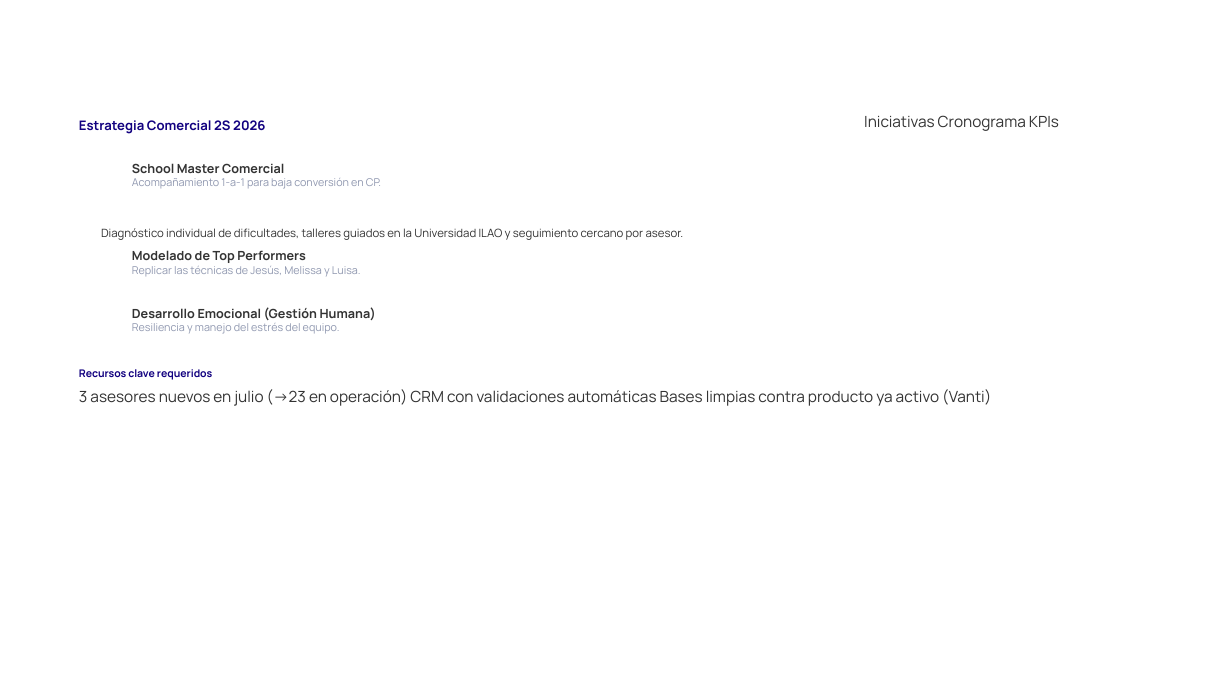
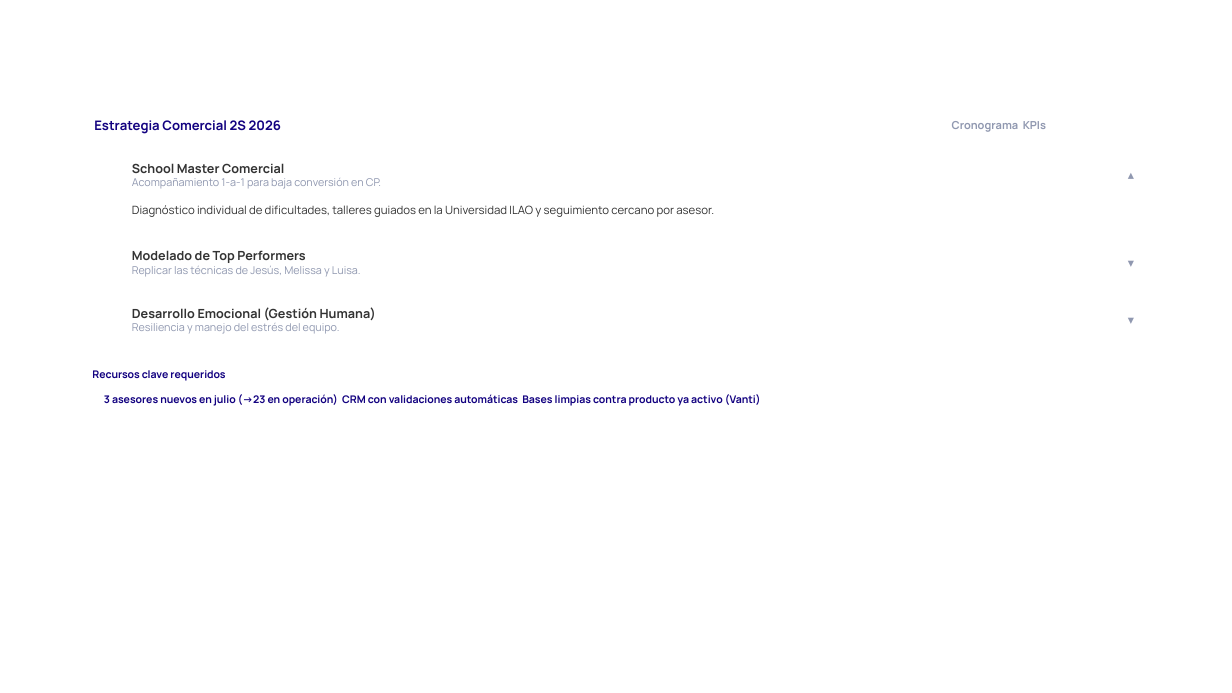
Before and after one commit to JeamPaulLabs/InformeSemestral, a slide deck: slide 26 of televentas/INFORME_TELEVENTAS_HIBRIDO_V2_SKELETON.pptx. Drawn at 1232x693 pixels with LibreOffice and Linux fonts; fonts in the diff are those of the drawing; background and template pictures are left out. Boxes give left, top, right and bottom in pixels: in the first picture for what was removed or moved away, otherwise in the second. Text is boxed around its words. In the diff, an @@ line names an element or a change of style, - is before the commit and + after.

```diff
--- a/televentas/INFORME_TELEVENTAS_HIBRIDO_V2_SKELETON.pptx
+++ b/televentas/INFORME_TELEVENTAS_HIBRIDO_V2_SKELETON.pptx
@@ text "Estrategia Comercial 2S 2026" moved from (x1=79, y1=120, x2=265, y2=134) to (x1=94, y1=120, x2=281, y2=134) @@
@@ text "Iniciativas Cronograma KPIs" moved from (x1=864, y1=115, x2=1059, y2=131) to (x1=952, y1=121, x2=1046, y2=132) @@
@@ text "Iniciativas Cronograma KPIs" at (x1=952, y1=121, x2=1046, y2=132): size 12 to 8.6 pt, bold on; text colour #333333 to #FFFFFF in "Iniciativas"; text colour #333333 to #9098B0 in "Cronograma KPIs" @@
@@ text added at (x1=1128, y1=167, x2=1156, y2=182), 9.6 pt, text #9098B0 @@
+▴
@@ text "Diagnóstico individual de dificultades, talleres ..." moved from (x1=101, y1=228, x2=684, y2=240) to (x1=132, y1=205, x2=714, y2=217) @@
@@ text added at (x1=1128, y1=255, x2=1156, y2=270), 9.6 pt, text #9098B0 @@
+▾
@@ text added at (x1=1128, y1=312, x2=1156, y2=327), 9.6 pt, text #9098B0 @@
+▾
@@ text "Recursos clave requeridos" moved from (x1=79, y1=369, x2=212, y2=380) to (x1=92, y1=370, x2=225, y2=381) @@
@@ text "3 asesores nuevos en julio ..." moved from (x1=79, y1=389, x2=991, y2=406) to (x1=104, y1=394, x2=761, y2=406) @@
@@ text "3 asesores nuevos en julio ..." at (x1=104, y1=394, x2=761, y2=406): size 12 to 8.2 pt, text colour #333333 to #120180, bold on @@
```
Also in this commit, not shown: 28 other slides changed, 43 other files.
